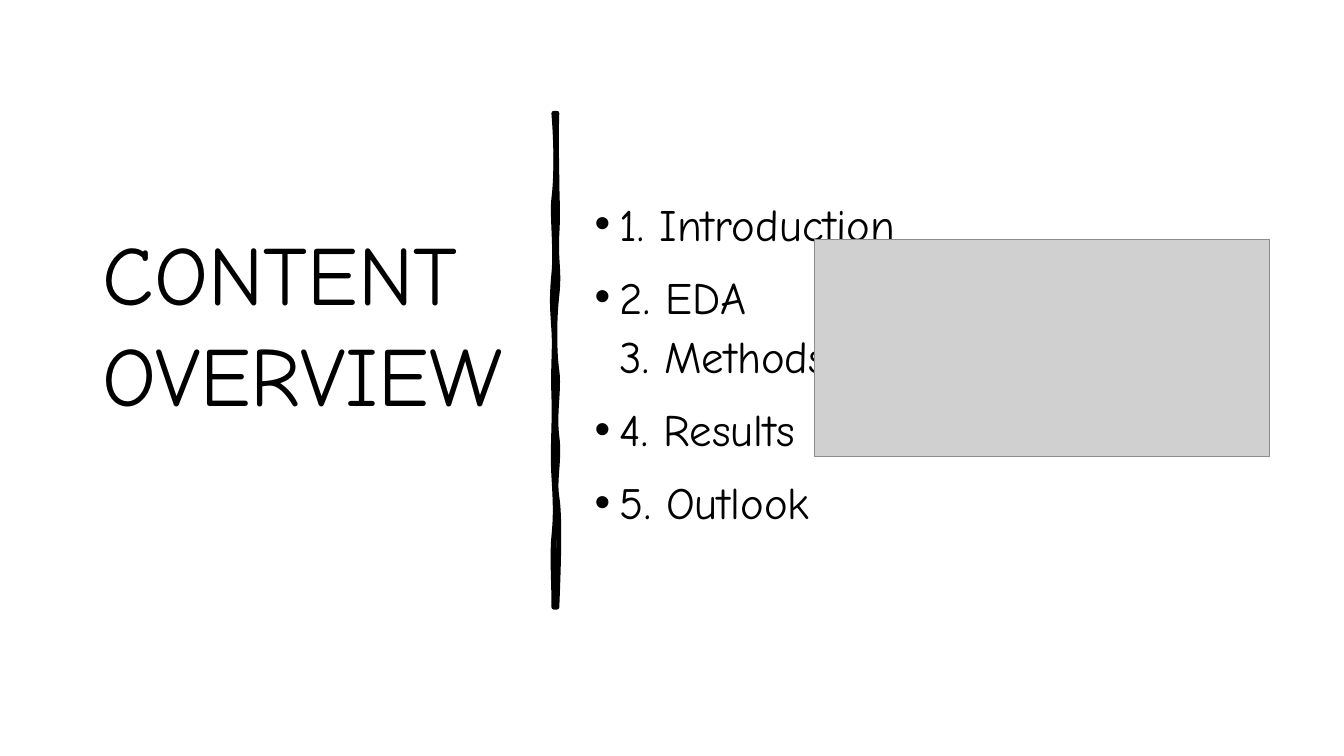
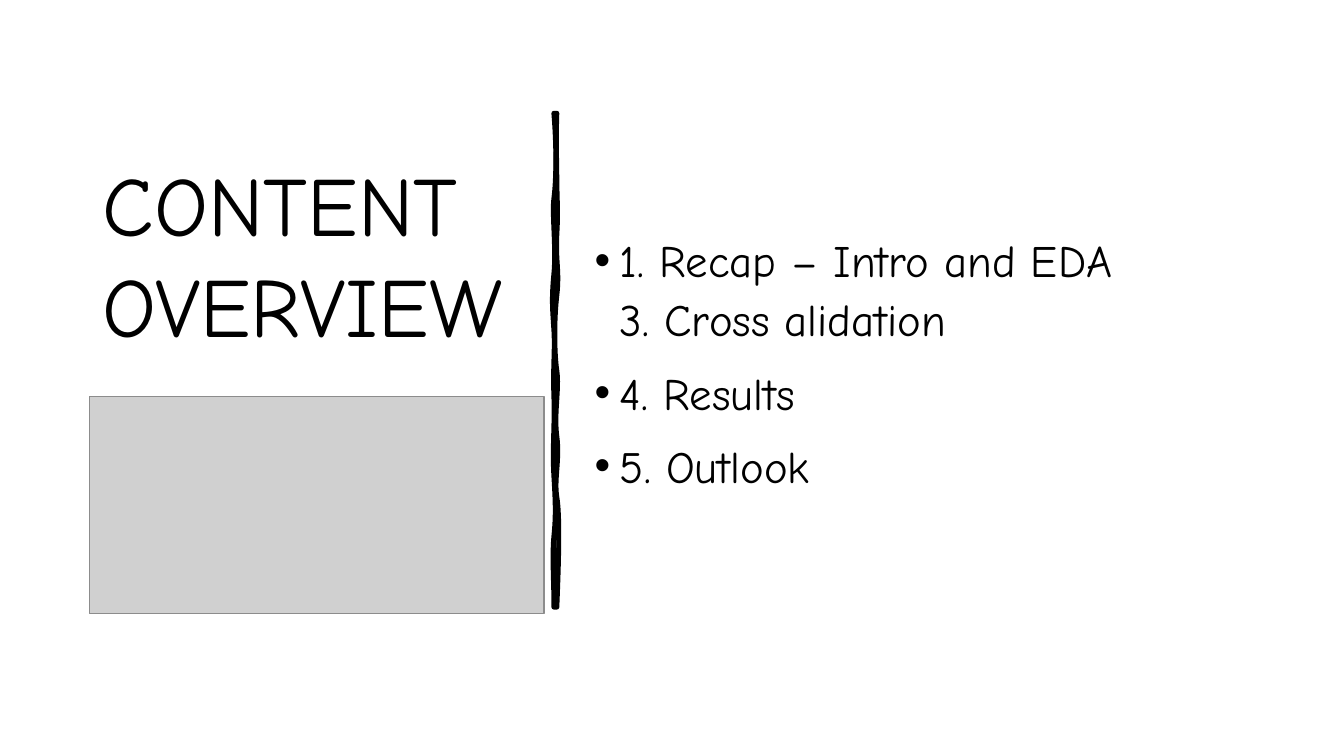
Before and after one commit to annieptba/data1030_project, a slide deck: slide 2 of reports/Final_Presentation_AnniePhan.pptx. Drawn at 1344x756 pixels with LibreOffice and Linux fonts; fonts in the diff are those of the drawing; grey boxes stand for pictures. Boxes give left, top, right and bottom in pixels: in the first picture for what was removed or moved away, otherwise in the second. Text is boxed around its words. In the diff, an @@ line names an element or a change of style, - is before the commit and + after.

```diff
--- a/reports/Final_Presentation_AnniePhan.pptx
+++ b/reports/Final_Presentation_AnniePhan.pptx
@@ title "CONTENT OVERVIEW": place and size @@
-title "CONTENT OVERVIEW" at bbox=[103, 248, 503, 407]
+title "CONTENT OVERVIEW" at bbox=[103, 179, 503, 338]
@@ text at bbox=[620, 246, 1112, 337]: text changed @@
-• 1. Introduction
-• 2. EDA
-  3. Methods
+• 1. Recap – Intro and EDA
+  3. Cross alidation
@@ picture: place and size @@
-picture at bbox=[815, 240, 1269, 457]
+picture at bbox=[89, 397, 543, 614]
```
Also in this commit, not shown: 12 other slides changed, 3 slides removed, 3 other files.
